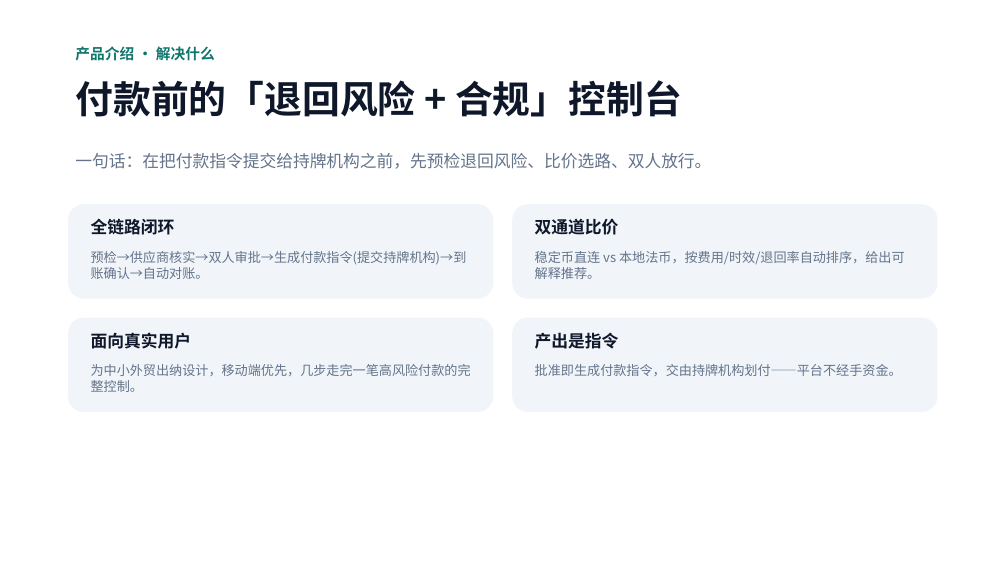
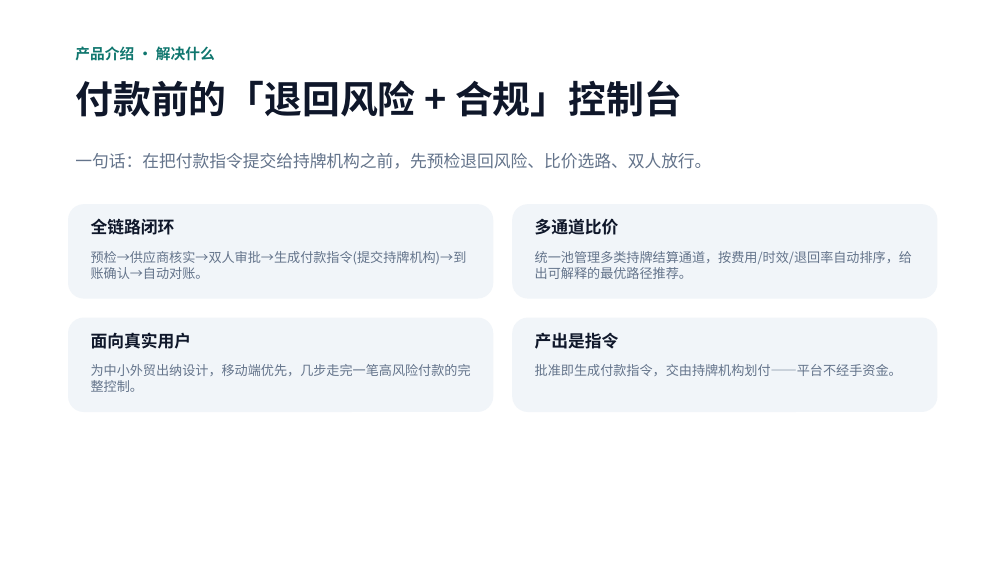
Before and after one commit to Michael-4753/flowguard-payout, a slide deck: slide 4 of public/FlowGuard-Hackathon-Pitch.pptx. Drawn at 1008x567 pixels with LibreOffice and Linux fonts; fonts in the diff are those of the drawing. Boxes give left, top, right and bottom in pixels: in the first picture for what was removed or moved away, otherwise in the second. Text is boxed around its words. In the diff, an @@ line names an element or a change of style, - is before the commit and + after.

```diff
--- a/public/FlowGuard-Hackathon-Pitch.pptx
+++ b/public/FlowGuard-Hackathon-Pitch.pptx
@@ text at <box>535,218,619,235</box>: text changed @@
-双通道比价
+多通道比价
@@ text at <box>535,251,912,279</box>: text changed @@
-稳定币直连 vs 本地法币，按费用/时效/退回率自动排序，给出可解释推荐。
+统一池管理多类持牌结算通道，按费用/时效/退回率自动排序，给出可解释的最优路径推荐。
```
Also in this commit, not shown: 1 other file.
